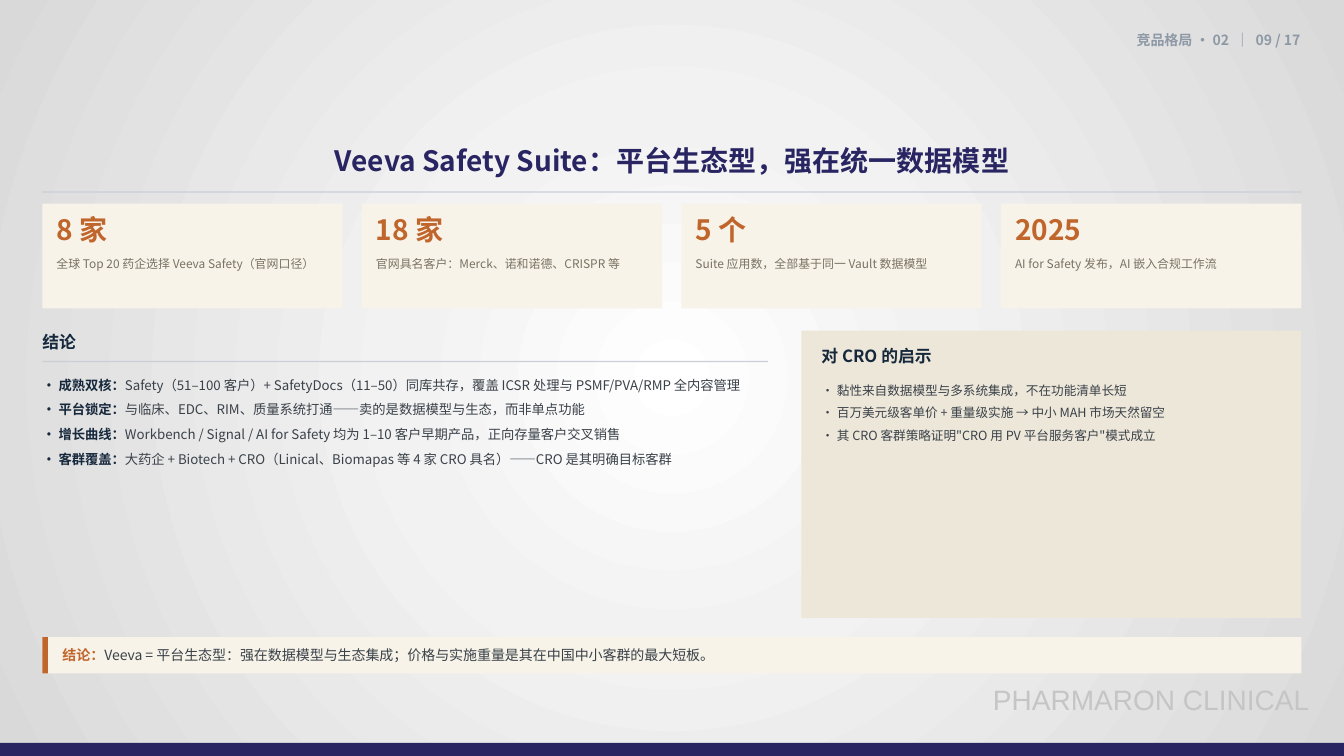
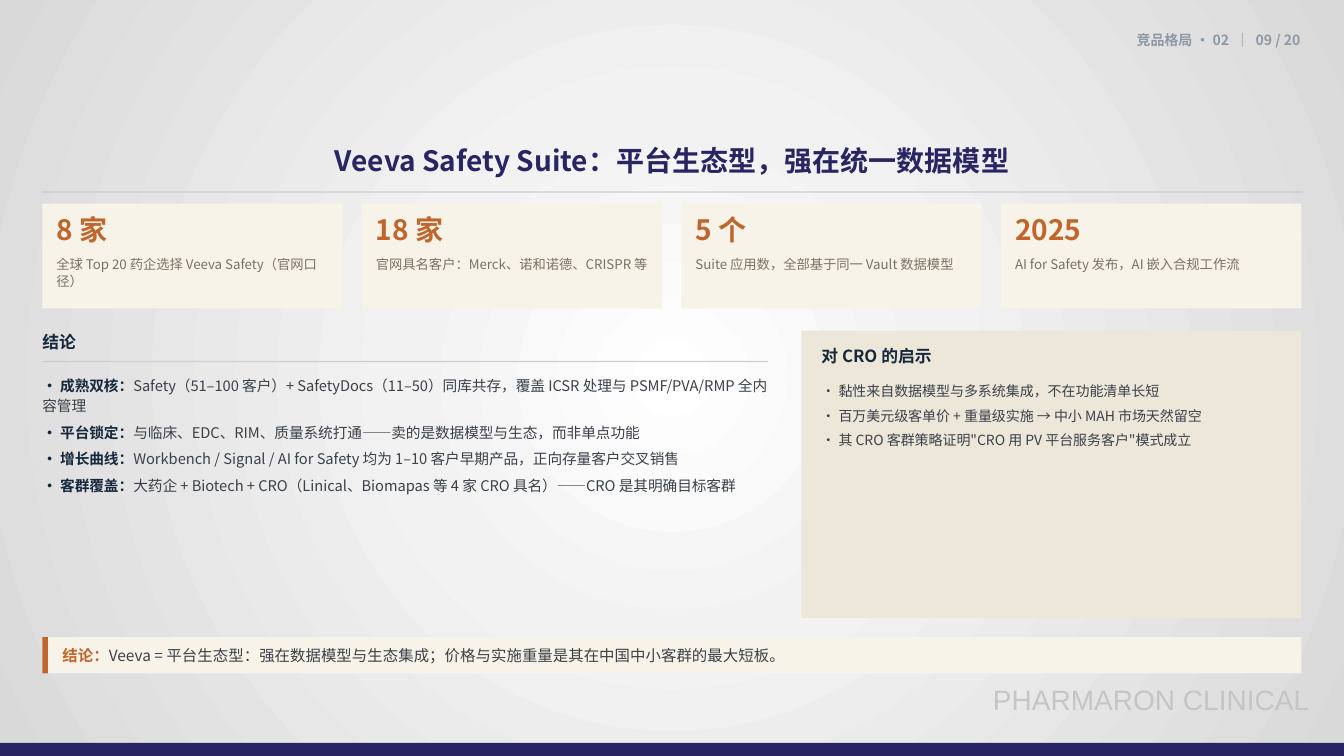
Before and after one commit to Eros-Python/TRAE-CODE, a slide deck: slide 9 of PV数据库市场调研总结-20261111.pptx. Drawn at 1344x756 pixels with LibreOffice and Linux fonts; fonts in the diff are those of the drawing; background and template pictures are left out. Boxes give left, top, right and bottom in pixels: in the first picture for what was removed or moved away, otherwise in the second. Text is boxed around its words. In the diff, an @@ line names an element or a change of style, - is before the commit and + after.

```diff
--- a/PV数据库市场调研总结-20261111.pptx
+++ b/PV数据库市场调研总结-20261111.pptx
@@ text at (1137,33,1300,46): text changed @@
-竞品格局 · 02 ｜ 09 / 17
+竞品格局 · 02 ｜ 09 / 20
@@ size 8.5 to 9.5 pt in 4 elements at (56,258,317,287), (376,258,647,270), (695,258,953,270), (1015,258,1240,272) @@
@@ text "· 成熟双核：Safety（51–100 客户）+ SafetyDocs（11–50）同库共存，覆盖 ICSR ..." at (42,378,767,495): size 9.5 to 10.5 pt @@
@@ text "· 黏性来自数据模型与多系统集成，不在功能清单长短" at (839,384,1202,446): size 9 to 10 pt @@
@@ text "结论：Veeva = 平台生态型：强在数据模型与生态集成；价格与实施重量是其在中国中小客群的最大短板。" at (62,648,785,663): size 10 to 11 pt @@
```
Also in this commit, not shown: 12 other slides changed, 3 slides added, 3 other files.
